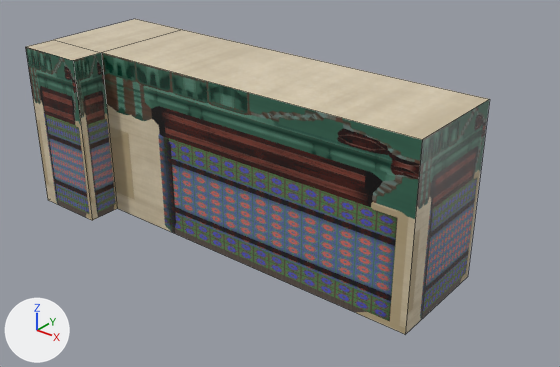
The FBX model Assets/04.Graphics/Environment/BoardGameRoom/12.TraditionalKoreanHouse/Models/ShadowOnly/TraditionalKoreanHouse_CellingPassageShadowOnly.fbx, before and after one commit.
One viewpoint serves both versions: a 50 mm lens placed at (7.01, -4.93, 6.06), pointed at (0.41, 3.32, 0.95). Arrows for +X, +Y and +Z are at lower left; the lights stay in place. The first picture is the older version. Mesh edges are drawn as thin lines. Where no turn or scale is listed for an object, it has been applied to the vertices.

The older version as bpy lines, for what is in view:
```python
me_mesh = bpy.data.meshes.new('Mesh')
me_mesh.from_pydata(...)  # 16 vertices, 11 faces; spans x -3.7..3.14, y 1.97..4.29, z -0.11..2.63
me_mesh.materials.append(mat_traditionalkoreanhouse_celling_mt)  # picture img_traditionalkoreanhouse_celling_albedo_png
ob_traditionalkoreanhouse_cellingpassageshadowonly = bpy.data.objects.new('TraditionalKoreanHouse_CellingPassageShadowOnly', me_mesh)
ob_traditionalkoreanhouse_cellingpassageshadowonly.location = (0.0, 0.0, 0.0)
```
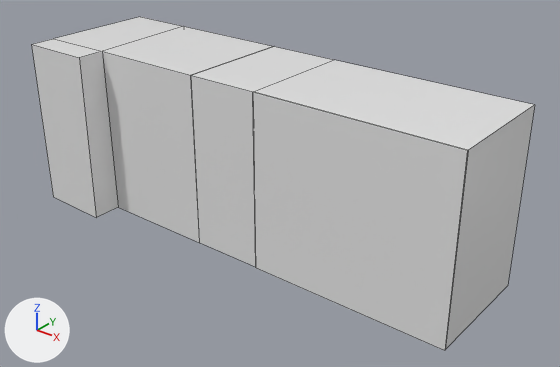
The edits, one by one:
Material 'aiStandardSurface3' (mat_aistandardsurface3) is new.
Its base color is (0.8, 0.8, 0.8) (white #e7e7e7).
Its roughness is 0.2.
me_mesh is used by ob_traditionalkoreanhouse_cellingpassageshadowonly; location (0.0, 0.0, 0.0).
me_mesh had 16 vertices, 11 faces and spanned x -3.7..3.14, y 1.97..4.29, z -0.11..2.63.
me_mesh no longer uses material mat_traditionalkoreanhouse_celling_mt (picture img_traditionalkoreanhouse_celling_albedo_png).
me_mesh now has 30 vertices, 21 faces and spans x -3.6..3.8, y -1.19..1.16, z -1.37..1.37.
me_mesh part 1: the whole mesh is rebuilt.
me_mesh gains material mat_aistandardsurface3 (white #e7e7e7).
Object 'TraditionalKoreanHouse_CellingPassageShadowOnly' (ob_traditionalkoreanhouse_cellingpassageshadowonly) moves from (0.0, 0.0, 0.0) to (-0.1, 3.25, 1.28).

Where the change shows, as pixel boxes [x1, y1, x2, y2] in the pictures (560 x 367 px):
'TraditionalKoreanHouse_CellingPassageShadowOnly', reshaped, moved, recoloured (lighter, 8% wider)
    before: [25, 19, 489, 334]
    after: [32, 17, 535, 350]
